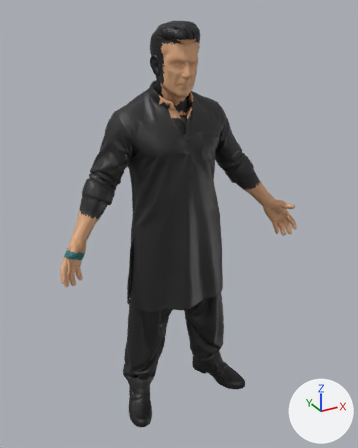
Before and after pictures for a commit that changed the Blender file MIRAS_VR/blender/salman_guide_rigged.blend.
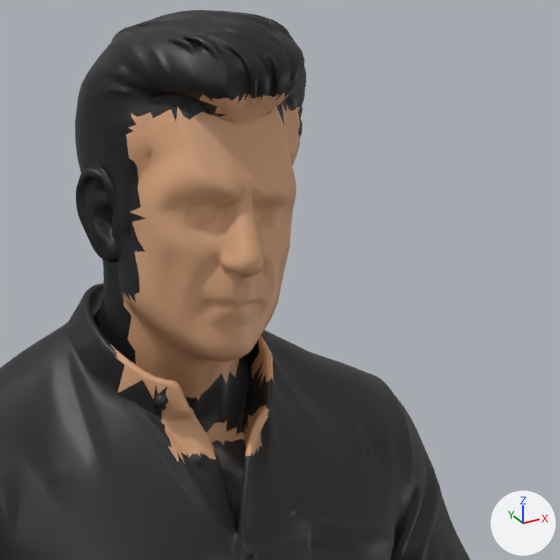
The first picture shows the older version from a 50 mm lens placed at (-1.037, -1.919, 1.956), pointed at (0.022, 0.008, 0.992). The close-ups show the older and then the newer version on the part from 37% to 72% of the width and 4% to 31% of the height of that picture. Only the edits that show in the close-ups are written down. Lighting does not change. The marker at lower right points along +X, +Y and +Z.

The first close-up shows 'Salman_Tour_Guide_Mesh'.
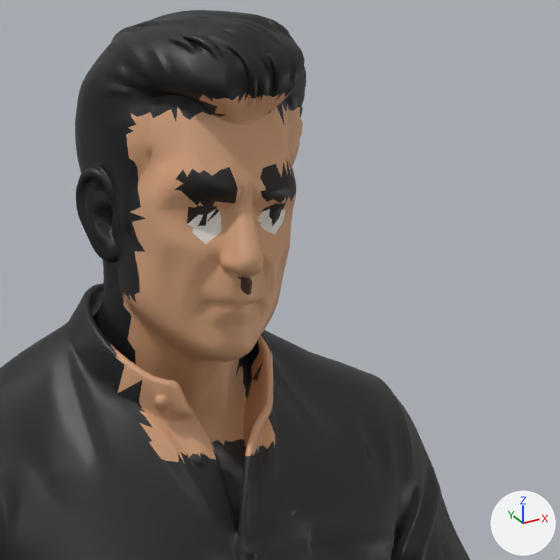
Patch to the scene script:
```diff
--- a/MIRAS_VR/blender/salman_guide_rigged.blend.py
+++ b/MIRAS_VR/blender/salman_guide_rigged.blend.py
@@ me_salman_tour_guide_mesh @@
 me_salman_tour_guide_mesh.from_pydata(...)  # 32492 vertices, 65000 faces; spans x -0.6..0.6, y -0.2..0.2, z 0.0..1.9
 # used by ob_salman_tour_guide_mesh; location = (0.0, 0.0, 0.0)
+# me_salman_tour_guide_mesh part 1: 577 faces centred in x -0.06..0.08, y -0.06..0.02, z 1.52..1.82 are repainted in the vertex colours; the middle colour goes from black #262424 to beige #d8a47c
+# me_salman_tour_guide_mesh part 2: 244 faces centred in x -0.51..0.05, y -0.09..0.05, z 1.0..1.74 are repainted in the vertex colours; the middle colour goes from beige #d8a47c to dark cyan #287277
+# me_salman_tour_guide_mesh part 3: 159 faces centred in x -0.06..0.06, y -0.11..-0.09, z 1.67..1.77 are repainted in the vertex colours; the middle colour goes from beige #d8a47c to black #1a120d
 me_salman_tour_guide_mesh.materials.append(mat_salman_tour_guide_material)
```

Where the change shows, as pixel boxes (x1, y1, x2, y2) in the close-ups (560 x 560 px):
part 1 of me_salman_tour_guide_mesh, recoloured: (139, 109, 302, 462) in both
part 2 of me_salman_tour_guide_mesh, recoloured (lighter): (187, 209, 286, 244) in both
part 3 of me_salman_tour_guide_mesh, recoloured (beige to black): (175, 158, 296, 295) in both
